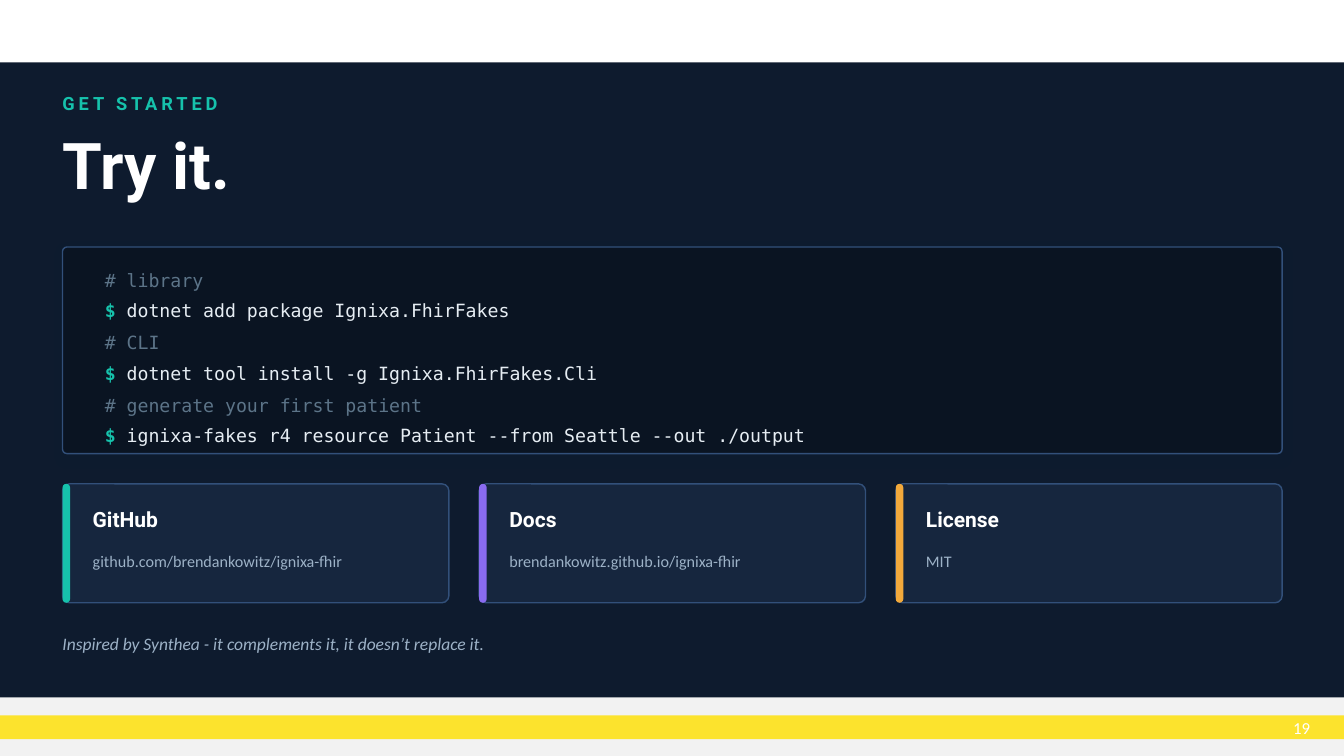
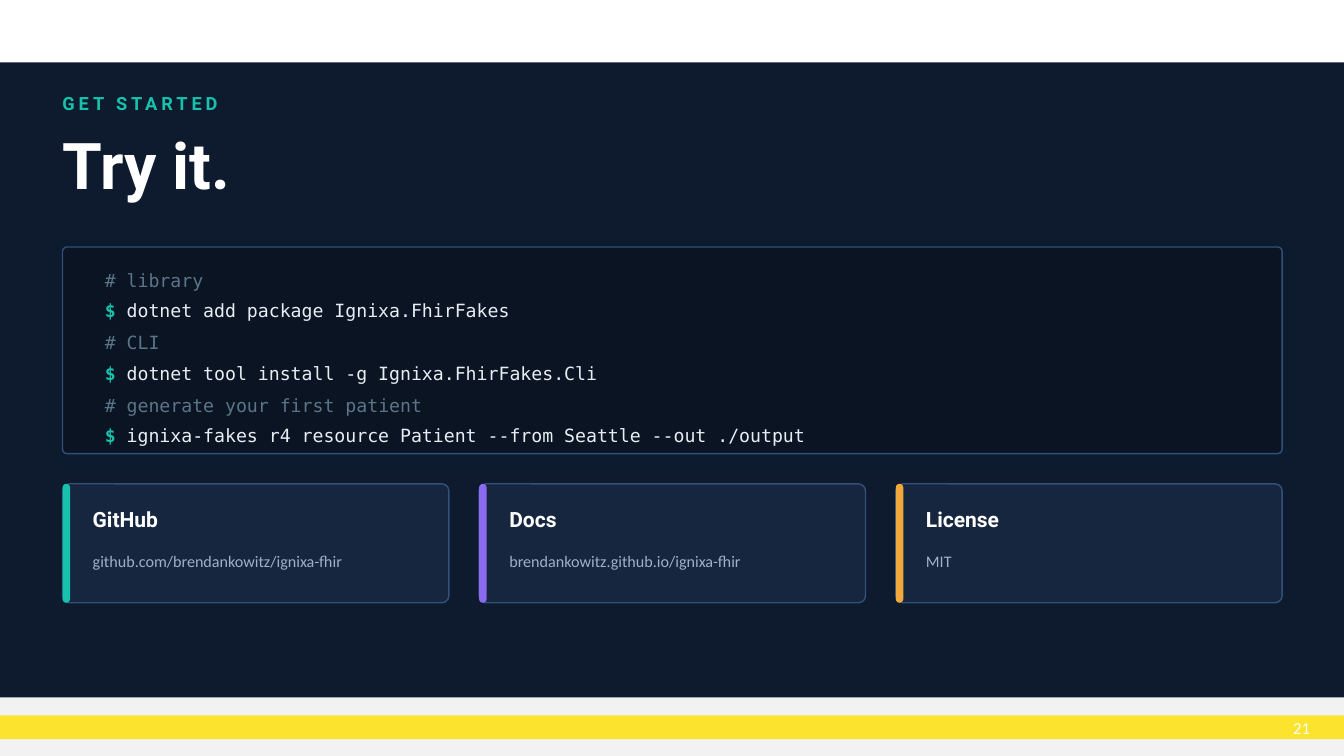
Before and after one commit to brendankowitz/FHIRDevDays2026, a slide deck: slide 22 of talks/talk2-fhir-fakes/DD26_CT_260617_Brendan-Kowitz_FhirFakes-dotNET.pptx (slide 20 before the commit). Drawn at 1344x756 pixels with LibreOffice and Linux fonts; fonts in the diff are those of the drawing; background and template pictures are left out. Boxes give left, top, right and bottom in pixels: in the first picture for what was removed or moved away, otherwise in the second. Text is boxed around its words. In the diff, an @@ line names an element or a change of style, - is before the commit and + after.

```diff
--- a/talks/talk2-fhir-fakes/DD26_CT_260617_Brendan-Kowitz_FhirFakes-dotNET.pptx
+++ b/talks/talk2-fhir-fakes/DD26_CT_260617_Brendan-Kowitz_FhirFakes-dotNET.pptx
@@ text removed at (x1=62, y1=638, x2=484, y2=653) @@
-Inspired by Synthea - it complements it, it doesn’t replace it.
@@ page number at (x1=1293, y1=723, x2=1310, y2=734): text changed @@
-19
+21
```
Also in this commit, not shown: 11 other slides changed, 4 slides added, 2 slides removed, 13 other files.
